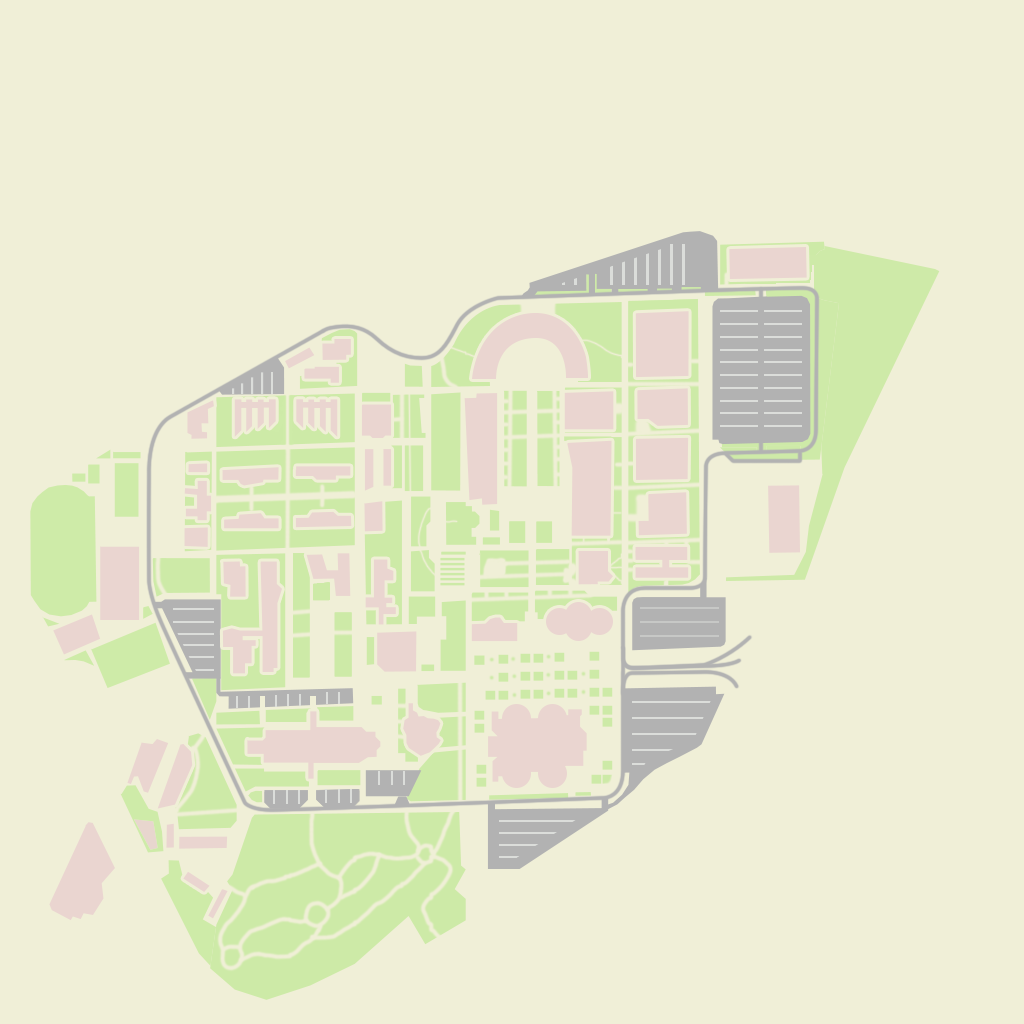
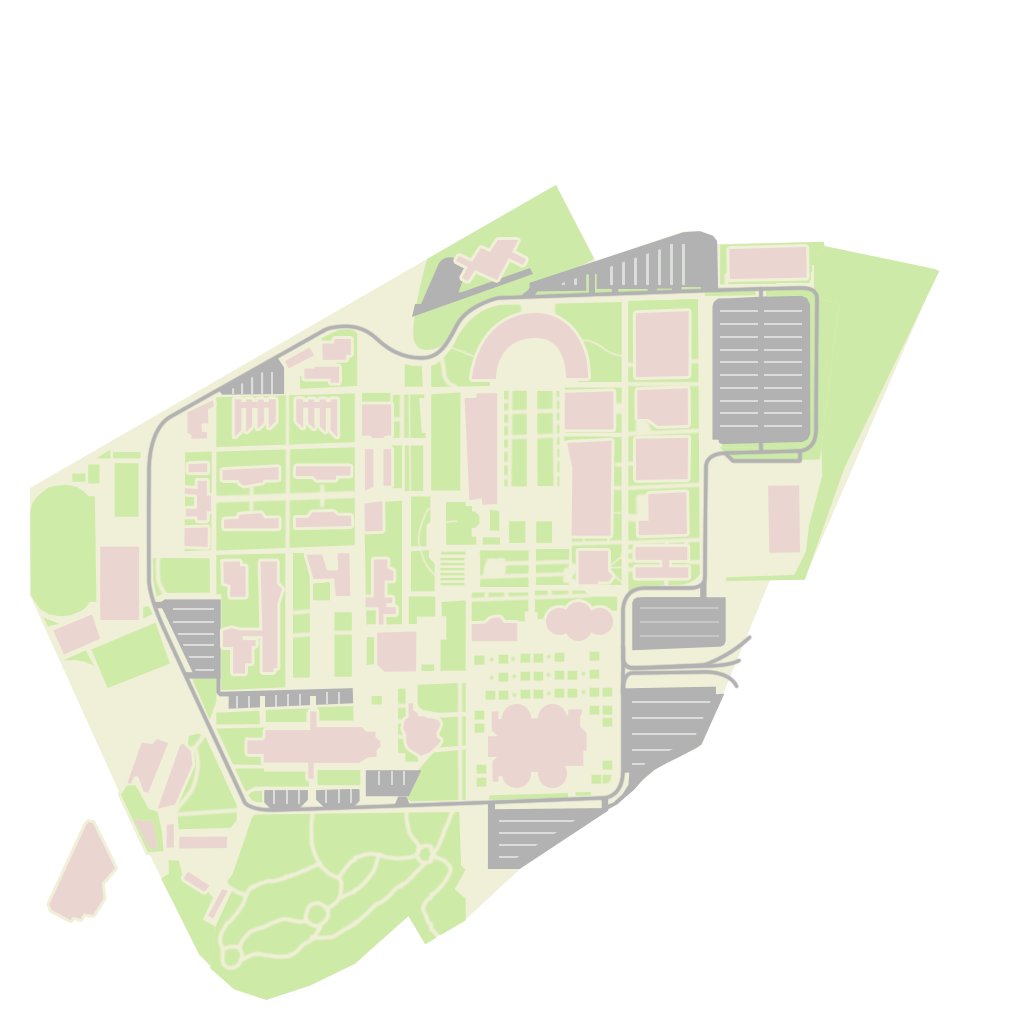
Layered file, before and after one edit (1024 x 1024). Changes by layer:
added layer "Buildings 2" above "Road" over [456, 240, 526, 281]
painted on "Road" over [412, 257, 533, 317]
painted on "Garden" over [413, 185, 594, 350]
added layer "Base con forma" above "Base" over [30, 185, 938, 1000]
hid "Base" over [0, 0, 1024, 1024]
